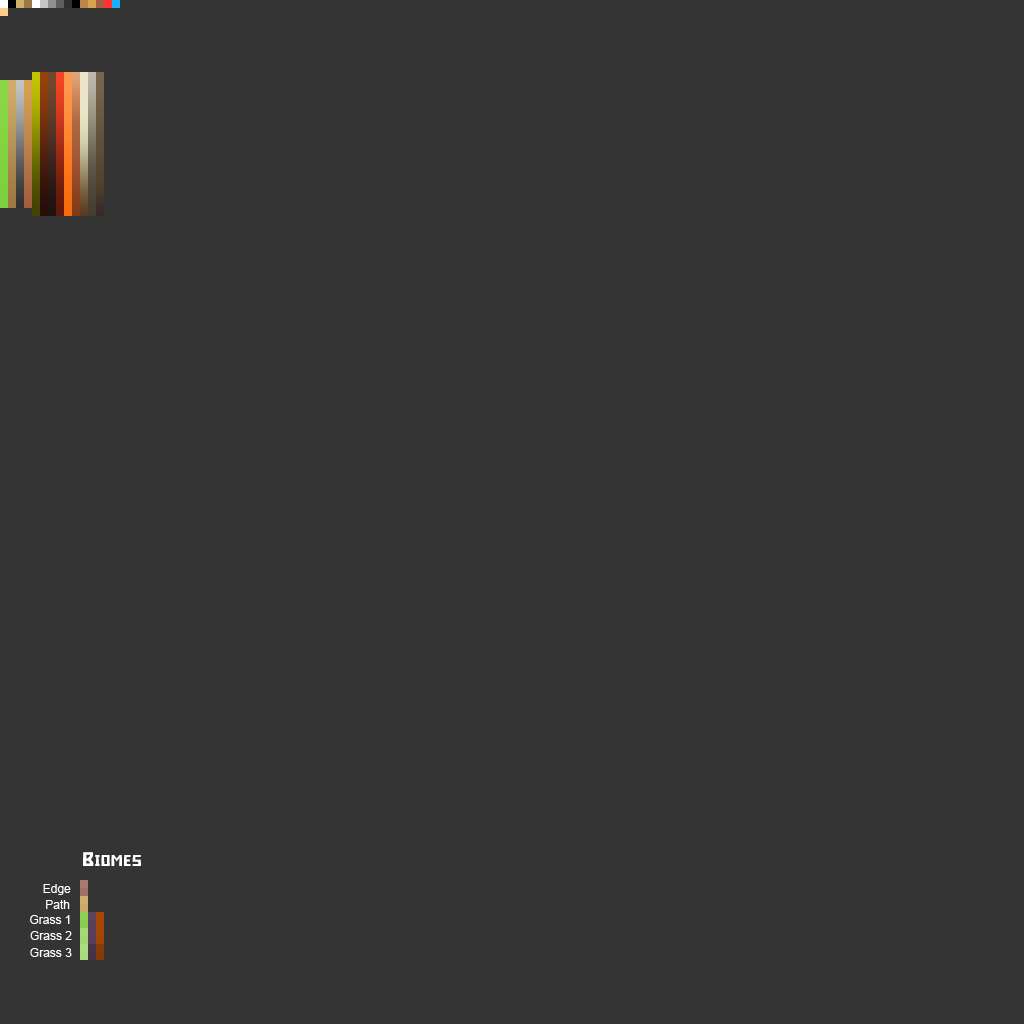
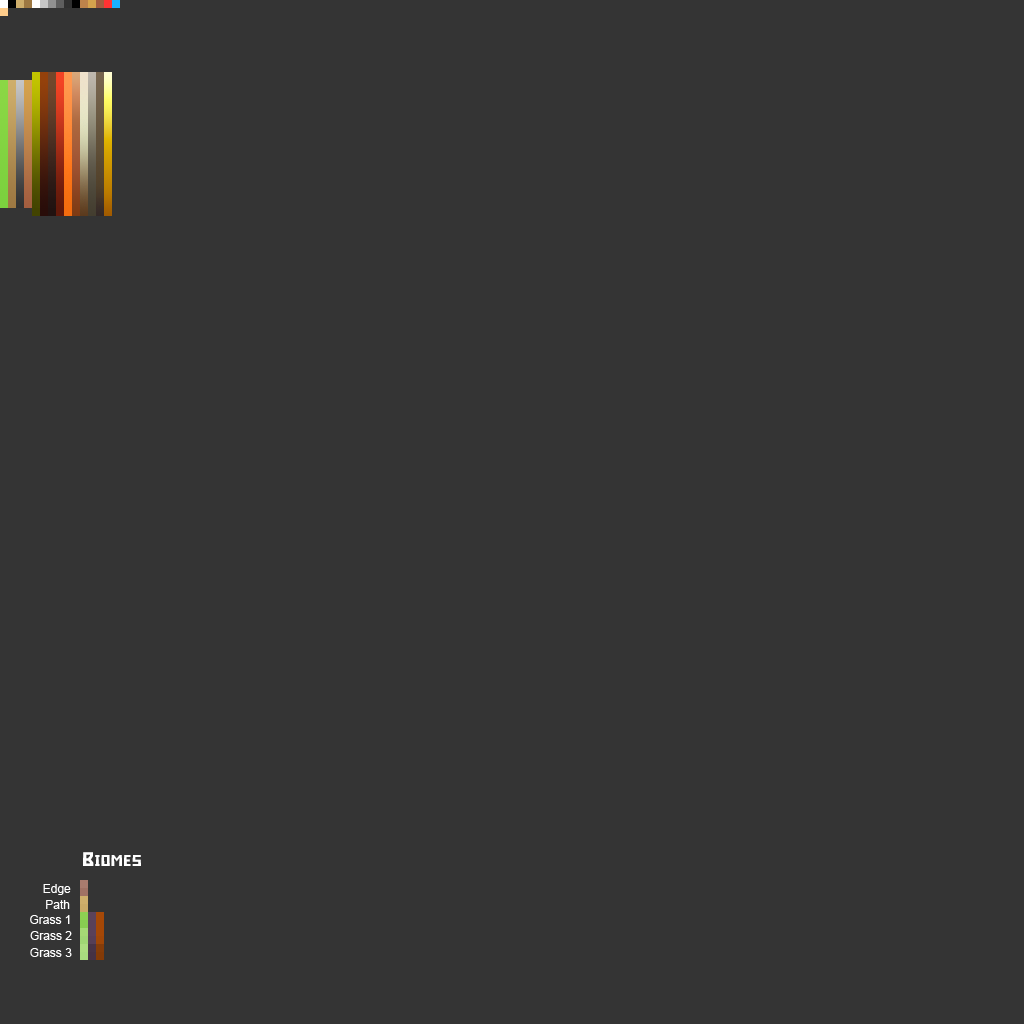
Revision of a layered 1024px x 1024px image; what changed, layer by layer:
painted on "Colors" over [104, 72, 112, 216]
